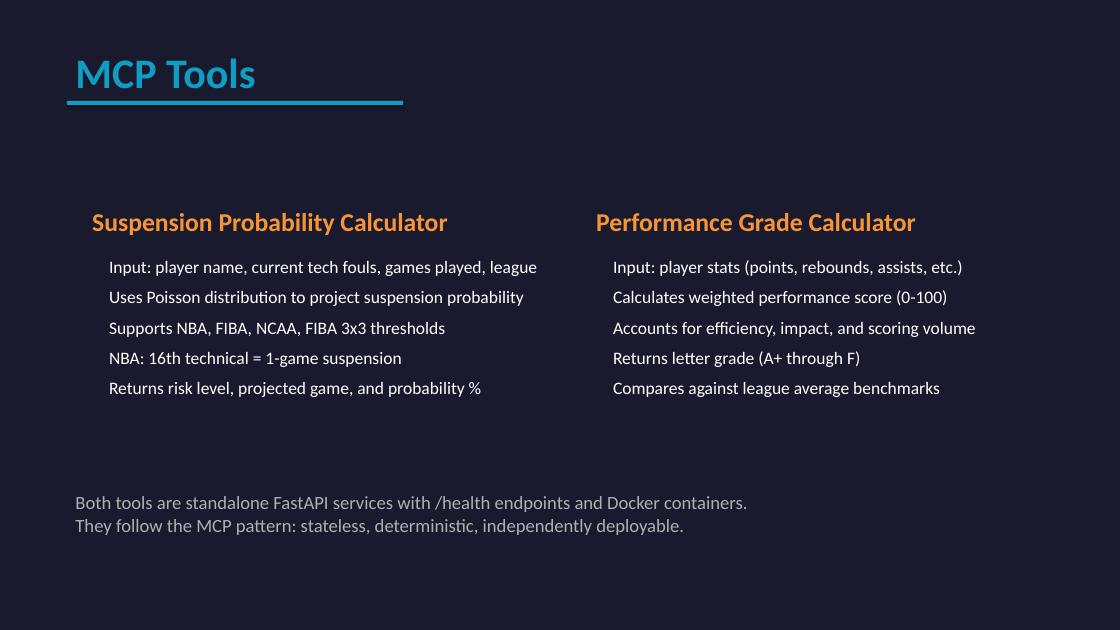
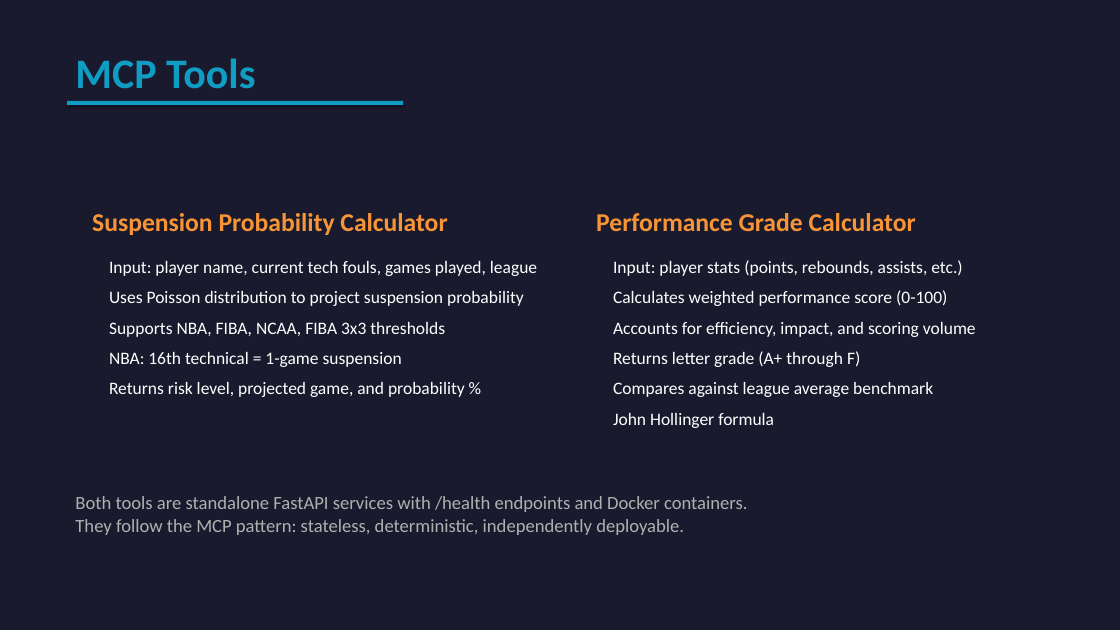
Before and after one commit to AndreELCHAM/basketball-multiagent-assistant, a slide deck: slide 9 of Basketball_Assistant_Presentation.pptx. Drawn at 1120x630 pixels with LibreOffice and Linux fonts; fonts in the diff are those of the drawing. Boxes give left, top, right and bottom in pixels: in the first picture for what was removed or moved away, otherwise in the second. Text is boxed around its words. In the diff, an @@ line names an element or a change of style, - is before the commit and + after.

```diff
--- a/Basketball_Assistant_Presentation.pptx
+++ b/Basketball_Assistant_Presentation.pptx
@@ text at (x1=613, y1=382, x2=933, y2=428): text changed @@
-Compares against league average benchmarks
+Compares against league average benchmark
+John Hollinger formula
```
Also in this commit, not shown: 2 other slides changed, 2 other files.
